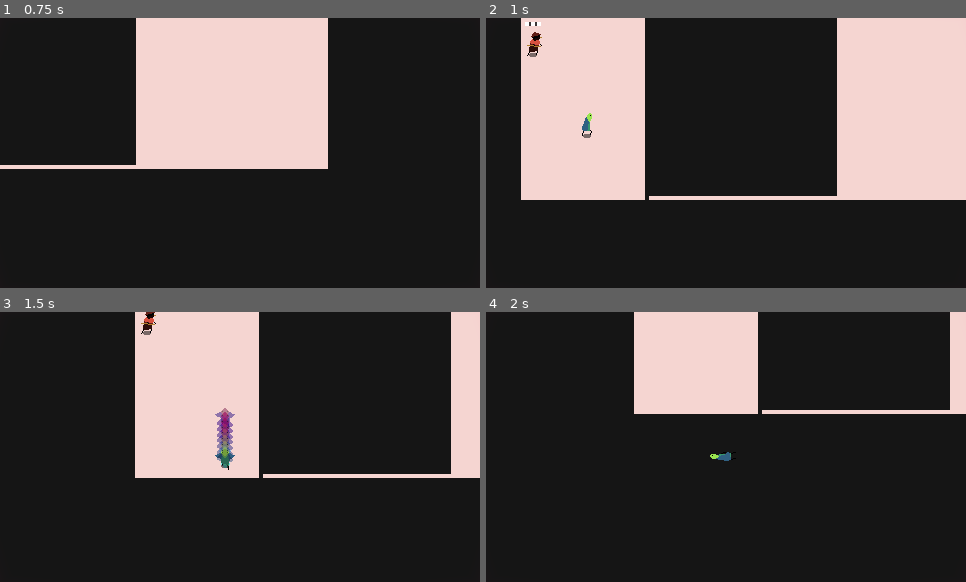
Above: before the commit, frames 1-4 (two rows, left to right).
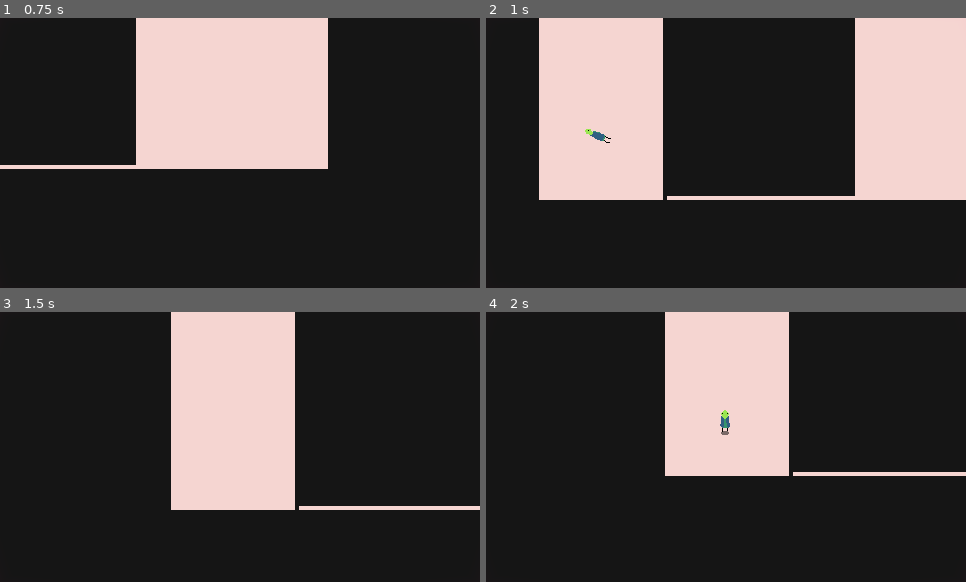
Above: after the commit, the same moments.

Repository: ehj37/Lizard-Mini
Game: Godot game, scene res://scenes/levels/level2.tscn
Same seed, same stepped clock (60 frames per second), same inputs: the game is played once before the commit and once after it. Sound files missing from this copy of the repository are replaced by a short silence.
Inputs (mouse positions are in pixels of both pictures, inside the frame that each line leads up to):
- Up to frame 1 (0.75 s): move the mouse to (345, 139) at 0.52 s; hold Right (move_right) from 0.53 s (still down); click (345, 139) at 0.6 s
- Up to frame 2 (1 s): keep holding Right (move_right)
- Up to frame 3 (1.5 s): move the mouse to (144, 460) at 1.27 s; release Right (move_right) at 1.28 s; hold Down (move_down) from 1.28 s (still down); tap Space (dash) at 1.35 s
- Up to frame 4 (2 s): keep holding Down (move_down)

Frame 1 is identical in both runs. In frame 2, 7.7% of the frame differs, in the area x 7-77%, y 0-68%; in frame 3, 18%, in the area x 28-100%, y 0-74%; in frame 4, 13%.

Commit message:
Move responsibility of setting alerted down to individual enemies

Diff:
--- a/scenes/enemies/corvid/corvid.gd
+++ b/scenes/enemies/corvid/corvid.gd
@@ -65,7 +65,8 @@
 
 
 func alert() -> void:
-	super()
+	if state_machine.current_state.name == "Alerted":
+		return
 
 	state_machine.set_player()
 
--- a/scenes/enemies/corvid/corvid.tscn
+++ b/scenes/enemies/corvid/corvid.tscn
@@ -93,6 +93,20 @@
 "update": 1,
 "values": [5, 6, 7, 8, 9]
 }
+tracks/1/type = "method"
+tracks/1/imported = false
+tracks/1/enabled = true
+tracks/1/path = NodePath("CorvidStateMachine/Alerted")
+tracks/1/interp = 1
+tracks/1/loop_wrap = true
+tracks/1/keys = {
+"times": PackedFloat32Array(0.3),
+"transitions": PackedFloat32Array(1),
+"values": [{
+"args": [],
+"method": &"_set_alerted"
+}]
+}
 
 [sub_resource type="Animation" id="Animation_u04mt"]
 length = 0.35
@@ -407,6 +421,7 @@
 offset = Vector2(0, -16)
 hframes = 6
 vframes = 6
+frame = 8
 metadata/_aseprite_wizard_interface_config_ = {
 "output_section": true,
 "pending_changes": {}
--- a/scenes/enemies/corvid/state/alerted.gd
+++ b/scenes/enemies/corvid/state/alerted.gd
@@ -8,3 +8,7 @@
 
 func enter(_data: Dictionary = {}) -> void:
 	corvid.animation_player.play("alerted")
+
+
+func _set_alerted() -> void:
+	corvid.alerted = true
--- a/scenes/enemies/wip_enemy/wip_enemy.gd
+++ b/scenes/enemies/wip_enemy/wip_enemy.gd
@@ -12,8 +12,6 @@
 
 
 func alert() -> void:
-	super()
-
 	if state_machine.current_state.name == "Idle":
 		state_machine.transition_to("Alerted")
 
--- a/scenes/levels/level2.tscn
+++ b/scenes/levels/level2.tscn
@@ -22,15 +22,12 @@
 tile_map_data = PackedByteArray("AADx/8D/AAAAAAYAAADx/8H/AAAAAAYAAADx/8L/AAAAAAYAAADx/8P/AAAAAAYAAADx/8T/AAAAAAYAAADx/8 …(101792 unchanged characters)…
 
 [node name="Corvid" parent="." unique_id=1133567921 instance=ExtResource("5_d5djh")]
-process_mode = 4
 position = Vector2(-48, -208)
 
 [node name="Corvid2" parent="." unique_id=1560024916 instance=ExtResource("5_d5djh")]
-process_mode = 4
 position = Vector2(-32, -184)
 
 [node name="Corvid3" parent="." unique_id=1070225603 instance=ExtResource("5_d5djh")]
-process_mode = 4
 position = Vector2(-48, -80)
 
 [node name="WipEnemy" parent="." unique_id=2043209814 instance=ExtResource("6_ok6xr")]
--- a/scripts/enemy.gd
+++ b/scripts/enemy.gd
@@ -13,4 +13,4 @@
 
 
 func alert() -> void:
-	alerted = true
+	pass
